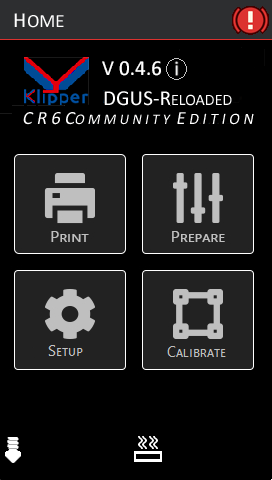
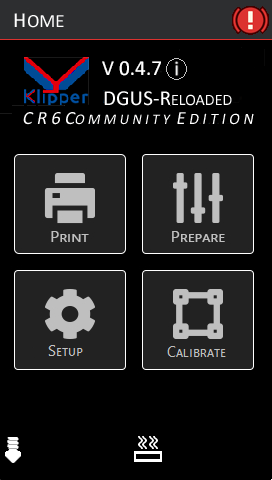
Layers edited between the first and the second w=272, h=480 image:
painted on "VERSION" over [152, 61, 161, 76]
